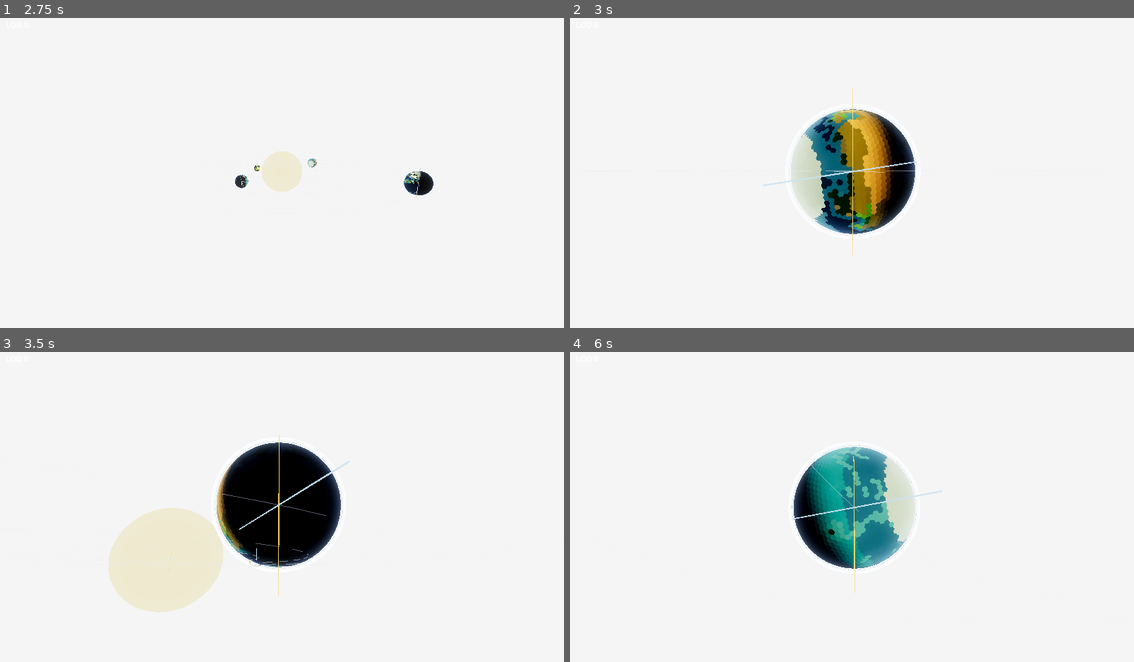
Above: before the commit, frames 1-4 (two rows, left to right).
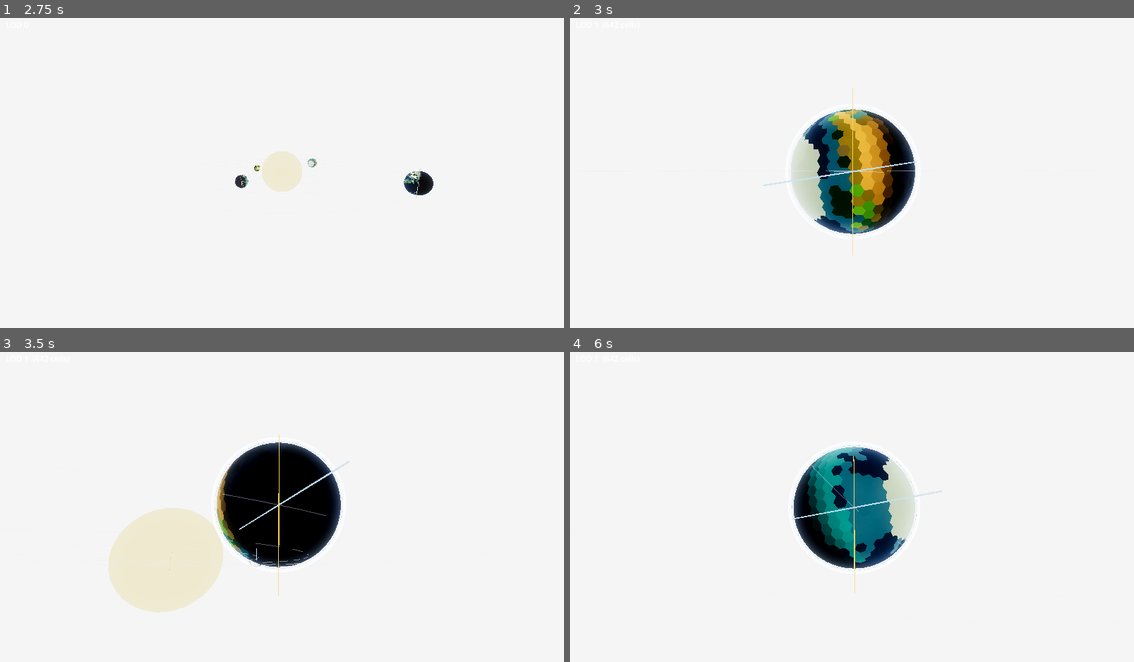
Above: after the commit, the same moments.

Repository: Halfwhit/hex-planet-gen
Game: Godot game, scene res://scenes/Main.tscn
Same seed, same stepped clock (60 frames per second), same inputs: the game is played once before the commit and once after it.
Inputs (mouse positions are in pixels of both pictures, inside the frame that each line leads up to):
- Up to frame 1 (2.75 s): tap Enter at 0.5, 2 s; move the mouse to (253, 235) at 0.52 s; tap E at 0.6, 2.1 s; click (253, 235) at 0.67 s; tap Space at 1.25 s; drag from (451, 219) to (253, 235) at 1.27 s; move the mouse to (112, 123) at 2.02 s; click (112, 123) at 2.17 s
- Up to frame 2 (3 s): tap Space at 2.75 s; drag from (880, 173) to (682, 123) at 2.77 s
- Up to frame 3 (3.5 s): no input
- Up to frame 4 (6 s): move the mouse to (767, 426) at 3.52 s; tap E at 3.6, 5.1 s; click (767, 426) at 3.67 s; drag from (976, 488) to (767, 426) at 4.27 s; move the mouse to (739, 522) at 5.02 s; click (739, 522) at 5.17 s; drag from (908, 435) to (739, 522) at 5.77 s

Frame 1 is identical in both runs. In frame 2, 2.3% of the frame differs, in the area x 40-62%, y 29-70%; in frame 3, 0.2%; in frame 4, 2.5%, in the area x 39-60%, y 30-70%.

Commit message:
Fix LOD not updating when zooming on a focused planet
OrbitCamera.zoom_changed was never connected to the planet's LOD handler.
Rename _on_zoom_changed to public notify_zoom_changed; connect/disconnect it
in Main._enter_focus_mode and _enter_solar_mode so zoom events drive LOD
switching only while a planet is focused.

Co-Authored-By: Claude Sonnet 4.6 <noreply@anthropic.com>

Diff:
--- a/scripts/Main.gd
+++ b/scripts/Main.gd
@@ -62,6 +62,9 @@
 
 func _enter_solar_mode() -> void:
 	_camera_mode = MODE_SOLAR
+	# Disconnect zoom relay from any previously focused planet.
+	if _focused_planet != null and _orbit_camera.zoom_changed.is_connected(_focused_planet.notify_zoom_changed):
+		_orbit_camera.zoom_changed.disconnect(_focused_planet.notify_zoom_changed)
 	_focused_planet = null
 	_orbit_camera.snap_orbit_center(Vector3.ZERO)
 
@@ -78,12 +81,18 @@
 
 
 func _enter_focus_mode(planet) -> void:
+	# Disconnect zoom relay from the previously focused planet before switching.
+	if _focused_planet != null and _orbit_camera.zoom_changed.is_connected(_focused_planet.notify_zoom_changed):
+		_orbit_camera.zoom_changed.disconnect(_focused_planet.notify_zoom_changed)
 	_camera_mode = MODE_FOCUS
 	_focused_planet = planet
 	var r: float = planet.get_radius() as float
 	_orbit_camera.snap_orbit_center(planet.get_world_position())
 	_orbit_camera.set_distance_limits(r * 1.1, r * 6.0)
 	_orbit_camera.set_distance(r * 3.5)
+	# Relay zoom changes to the focused planet so its LOD updates while zooming.
+	_orbit_camera.zoom_changed.connect(planet.notify_zoom_changed)
+	planet.notify_zoom_changed(r * 3.5)
 	for p in _planets:
 		p.set_interactive(p == planet)
 
--- a/scripts/Planet.gd
+++ b/scripts/Planet.gd
@@ -169,7 +169,7 @@
 	_planet_gridmap.cell_occupied.connect(_on_cell_occupied)
 	_planet_gridmap.cell_vacated.connect(_on_cell_vacated)
 
-	_on_zoom_changed(camera.position.z if camera else planet_radius * 3.0)
+	notify_zoom_changed(camera.position.z if camera else planet_radius * 3.0)
 
 
 ## Returns the current world-space position of the planet pivot.
@@ -246,7 +246,9 @@
 	_create_axis_display()
 
 
-func _on_zoom_changed(dist: float) -> void:
+## Called by Main whenever the orbit camera zoom distance changes while this
+## planet is focused. Switches the active LOD level if the distance crosses a threshold.
+func notify_zoom_changed(dist: float) -> void:
 	var new_lod: int = 0
 	for i: int in LOD_THRESHOLDS.size():
 		if dist <= LOD_THRESHOLDS[i] * planet_radius:
